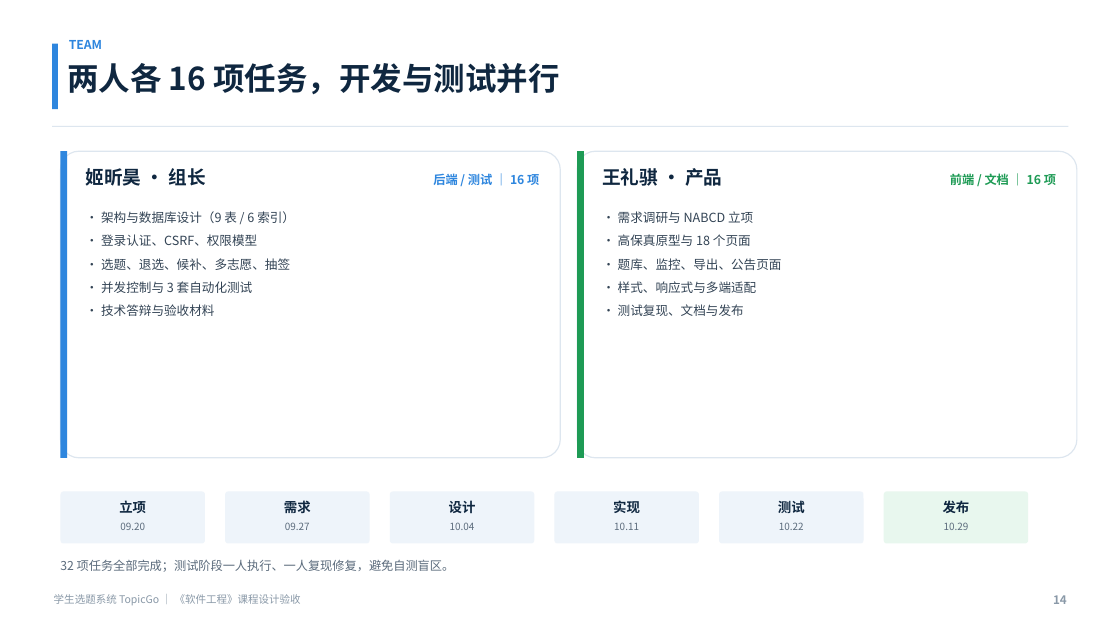
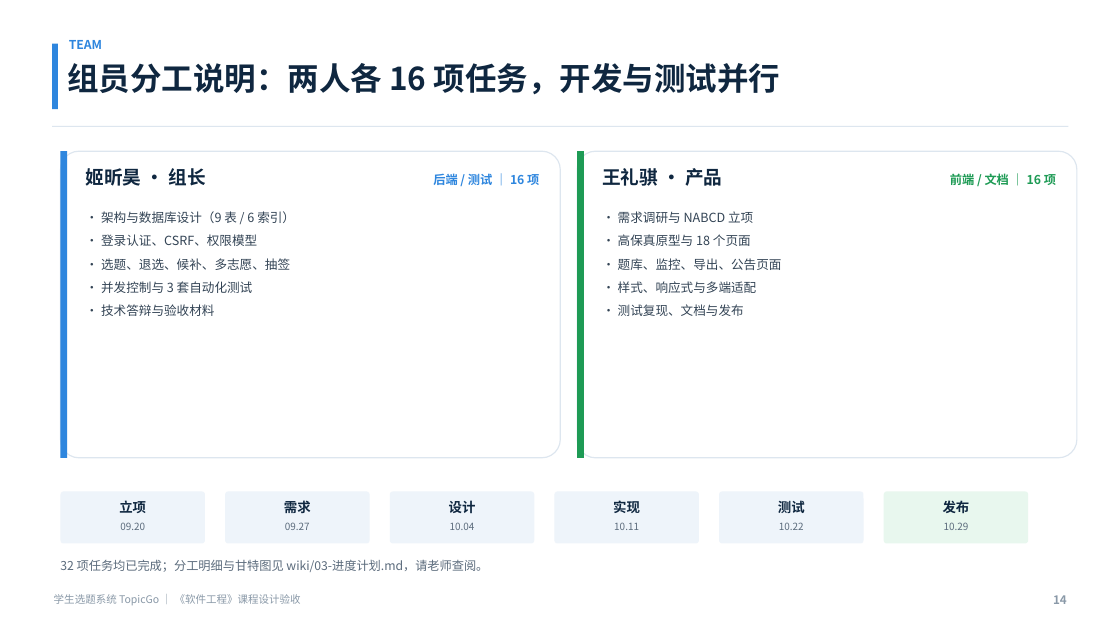
Before and after one commit to haixiaoyuntian/topicgo, a slide deck: slide 14 of student-topic-system/验收/TopicGo-验收汇报.pptx. Drawn at 1120x630 pixels with LibreOffice and Linux fonts; fonts in the diff are those of the drawing. Boxes give left, top, right and bottom in pixels: in the first picture for what was removed or moved away, otherwise in the second. Text is boxed around its words. In the diff, an @@ line names an element or a change of style, - is before the commit and + after.

```diff
--- a/student-topic-system/验收/TopicGo-验收汇报.pptx
+++ b/student-topic-system/验收/TopicGo-验收汇报.pptx
@@ text at (67, 63, 781, 94): text changed @@
-两人各 16 项任务，开发与测试并行
+组员分工说明：两人各 16 项任务，开发与测试并行
@@ text at (60, 559, 488, 572): text changed @@
-32 项任务全部完成；测试阶段一人执行、一人复现修复，避免自测盲区。
+32 项任务均已完成；分工明细与甘特图见 wiki/03-进度计划.md，请老师查阅。
```
Also in this commit, not shown: 11 other slides changed, 2 other files.
